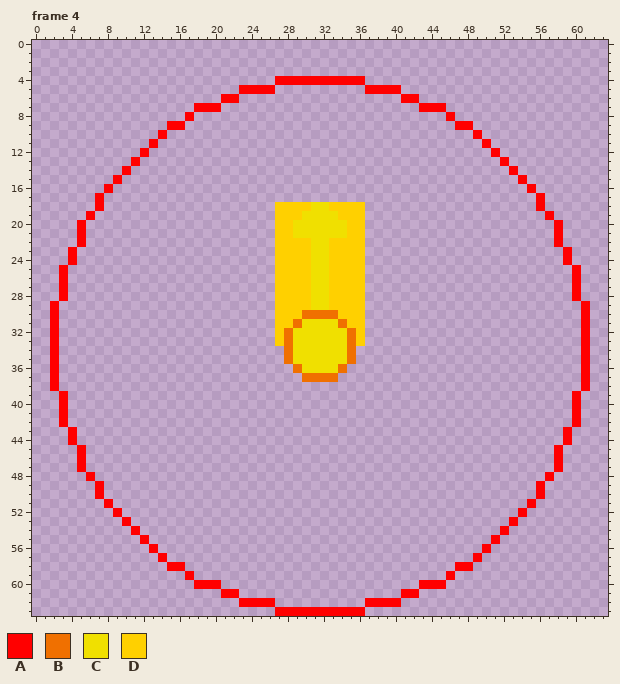
Two states of a pixel-art file, images/enemies/fragment/attack.ase. The picture above was drawn from the file before the commit.
64x64 pixels, 7 frames. Shown: frame 4. The commit also changed other frames, which this record leaves out.
Palette (. is transparent): A #ff0000  B #f07000  C #f0e000  D #ffd000
Pixels before, frame 4 (only the part around the change), first column x 22:
 4 .....AAAAAAAAAA.....
 5 .AAAA..........AAAA.
 6 A..................A
 7 ....................
 8 ....................
 9 ....................
10 ....................
11 ....................
12 ....................
13 ....................
14 ....................
15 ....................
16 ....................
17 ....................
18 .....DDDDCCDDDD.....
19 .....DDDCCCCDDD.....
20 .....DDCCCCCCDD.....
21 .....DDCCCCCCDD.....
22 .....DDDDCCDDDD.....
23 .....DDDDCCDDDD.....
24 .....DDDDCCDDDD.....
25 .....DDDDCCDDDD.....
26 .....DDDDCCDDDD.....
27 .....DDDDCCDDDD.....
28 .....DDDDCCDDDD.....
29 .....DDDDCCDDDD.....
30 .....DDDBBBBDDD.....
31 .....DDBCCCCBDD.....
32 .....DBCCCCCCBD.....
33 .....DBCCCCCCBD.....
34 ......BCCCCCCB......
35 ......BCCCCCCB......
36 .......BCCCCB.......
37 ........BBBB........
38 ....................
After the commit:
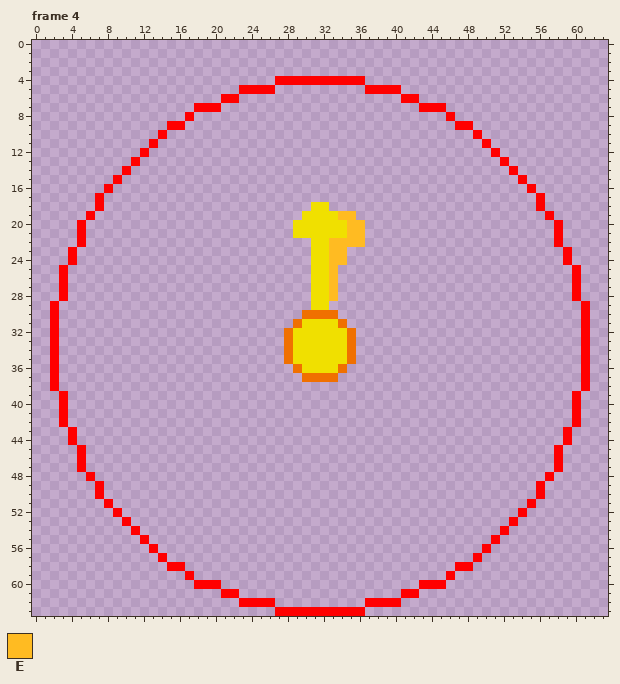
Colours new in this view: E #ffbb22
Change:
{"where": "frame 4"}
{"frame":4,"y":18,"x":27,"old":"DDDD","new":"...."}
{"frame":4,"y":18,"x":33,"old":"DDDD","new":"...."}
{"frame":4,"y":19,"x":27,"old":"DDD","new":"..."}
{"frame":4,"y":19,"x":34,"old":"DDD","new":"EE."}
{"frame":4,"y":20,"x":27,"old":"DD","new":".."}
{"frame":4,"y":20,"x":35,"old":"DD","new":"EE"}
{"frame":4,"y":21,"x":27,"old":"DD","new":".."}
{"frame":4,"y":21,"x":35,"old":"DD","new":"EE"}
{"frame":4,"y":22,"x":27,"old":"DDDD","new":"...."}
{"frame":4,"y":22,"x":33,"old":"DDDD","new":"EEEE"}
{"frame":4,"y":23,"x":27,"old":"DDDD","new":"...."}
{"frame":4,"y":23,"x":33,"old":"DDDD","new":"EE.."}
{"frame":4,"y":24,"x":27,"old":"DDDD","new":"...."}
{"frame":4,"y":24,"x":33,"old":"DDDD","new":"EE.."}
{"frame":4,"y":25,"x":27,"old":"DDDD","new":"...."}
{"frame":4,"y":25,"x":33,"old":"DDDD","new":"E..."}
{"frame":4,"y":26,"x":27,"old":"DDDD","new":"...."}
{"frame":4,"y":26,"x":33,"old":"DDDD","new":"E..."}
{"frame":4,"y":27,"x":27,"old":"DDDD","new":"...."}
{"frame":4,"y":27,"x":33,"old":"DDDD","new":"E..."}
{"frame":4,"y":28,"x":27,"old":"DDDD","new":"...."}
{"frame":4,"y":28,"x":33,"old":"DDDD","new":"E..."}
{"frame":4,"y":29,"x":27,"old":"DDDD","new":"...."}
{"frame":4,"y":29,"x":33,"old":"DDDD","new":"...."}
{"frame":4,"y":30,"x":27,"old":"DDD","new":"..."}
{"frame":4,"y":30,"x":34,"old":"DDD","new":"..."}
{"frame":4,"y":31,"x":27,"old":"DD","new":".."}
{"frame":4,"y":31,"x":35,"old":"DD","new":".."}
{"frame":4,"y":32,"x":27,"old":"D","new":"."}
{"frame":4,"y":32,"x":36,"old":"D","new":"."}
{"frame":4,"y":33,"x":27,"old":"D","new":"."}
{"frame":4,"y":33,"x":36,"old":"D","new":"."}
{"label":"changed","picture_box":[275,202,365,346]}
